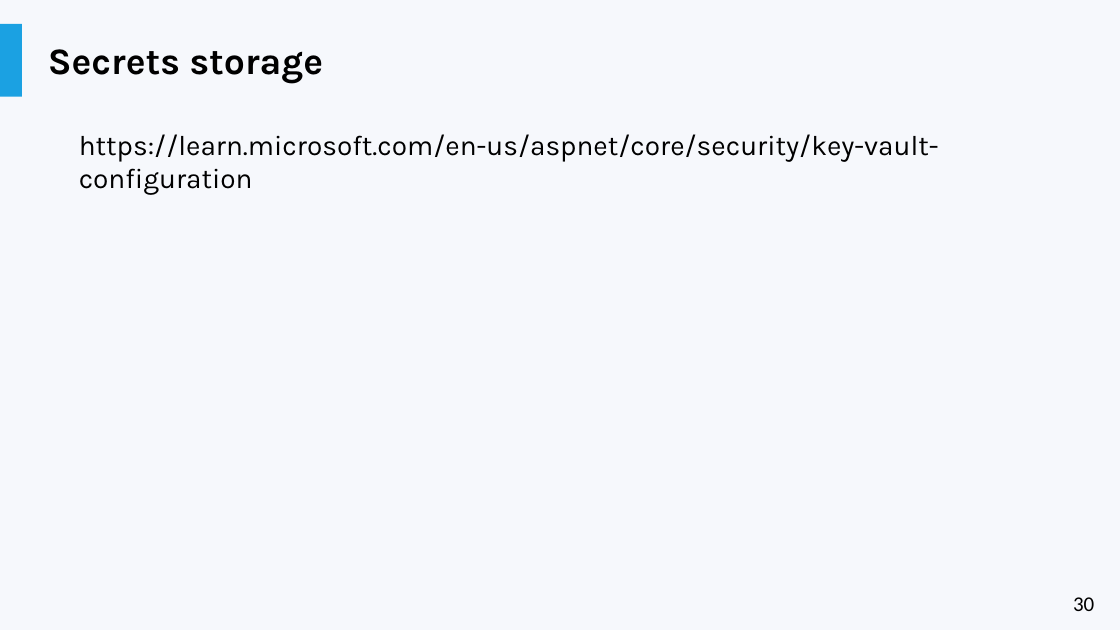
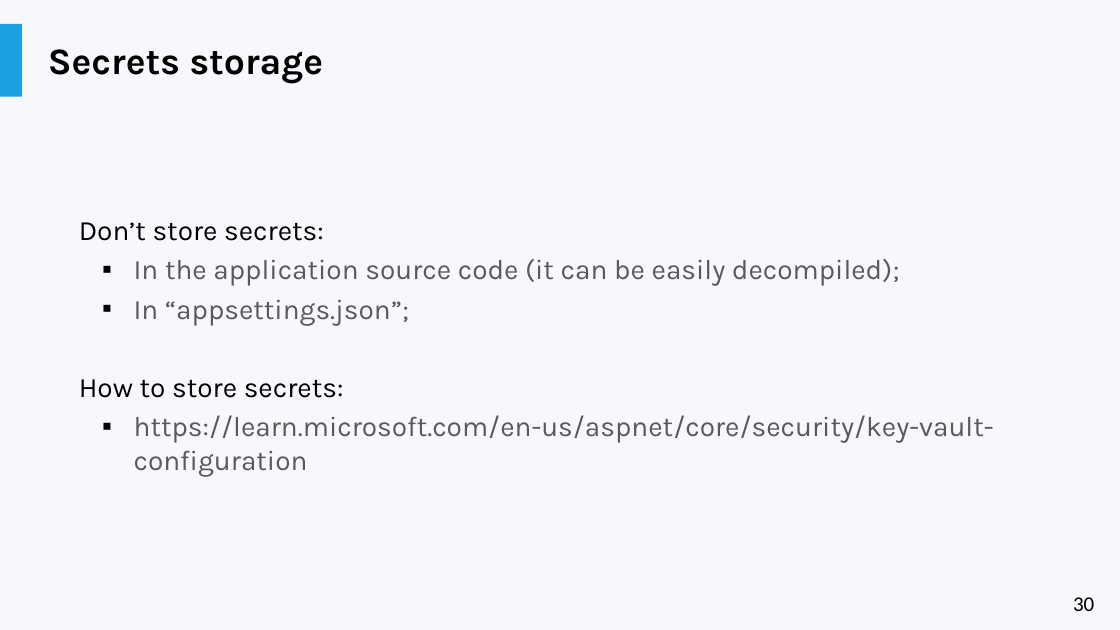
Before and after one commit to liviucotfas/ase-web-and-cloud-applications-security, a slide deck: slide 30 of Presentation ASPNET - Part III.pptx. Drawn at 1120x630 pixels with LibreOffice and Linux fonts; fonts in the diff are those of the drawing. Boxes give left, top, right and bottom in pixels: in the first picture for what was removed or moved away, otherwise in the second. Text is boxed around its words. In the diff, an @@ line names an element or a change of style, - is before the commit and + after.

```diff
--- a/Presentation ASPNET - Part III.pptx
+++ b/Presentation ASPNET - Part III.pptx
@@ text "Don’t store secrets:" at (79,222,994,476): vertical alignment top to middle @@
@@ text at (79,222,900,398): paragraphs added @@
+Don’t store secrets:
+  ▪ In the application source code (it can be easily decompiled);
+  ▪ In “appsettings.json”;
+How to store secrets:
@@ text at (134,415,994,476): text colour #000000 to #595959 in "https://learn.microsoft.com/en-us/aspnet/core/security/key-v ..."; bullet none to ▪; list level 1 to 2 in "https://learn.microsoft.com/en-us/aspnet/core/security/key-v ..." @@
```
